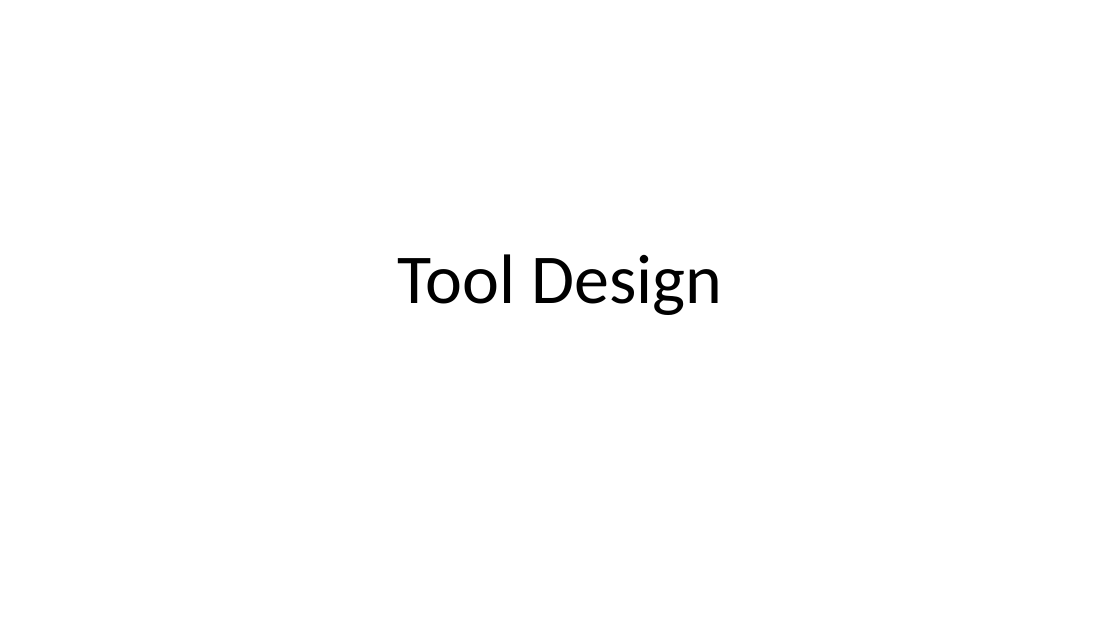
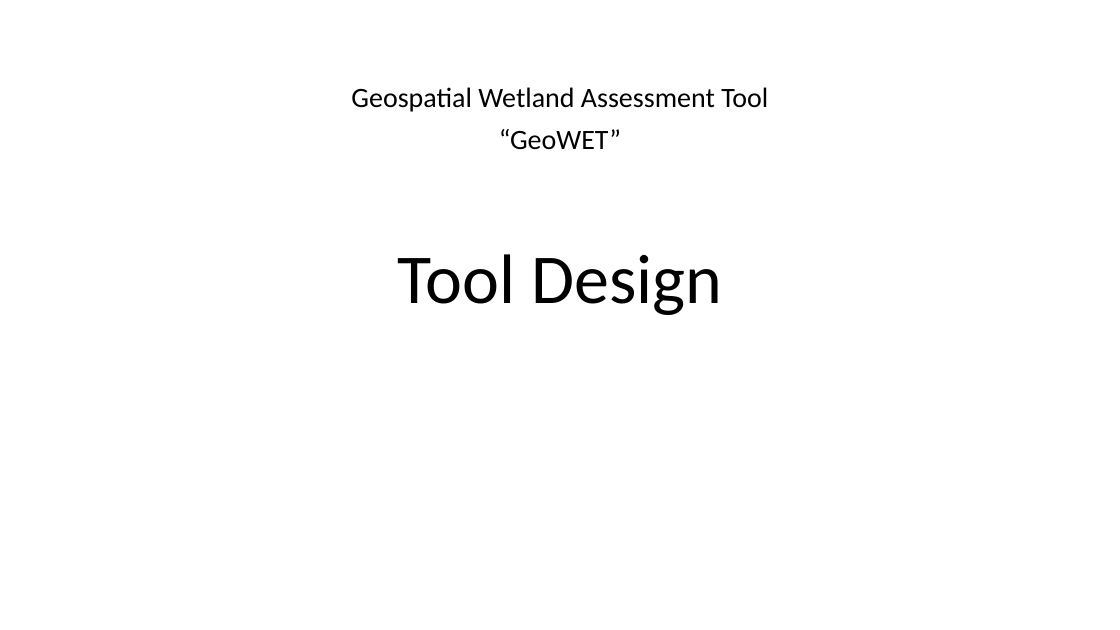
Before and after one commit to Duke-NSOE/GeoWET, a slide deck: slide 1 of Docs/ToolDesign.pptx. Drawn at 1120x630 pixels with LibreOffice and Linux fonts; fonts in the diff are those of the drawing. Boxes give left, top, right and bottom in pixels: in the first picture for what was removed or moved away, otherwise in the second. Text is boxed around its words. In the diff, an @@ line names an element or a change of style, - is before the commit and + after.

```diff
--- a/Docs/ToolDesign.pptx
+++ b/Docs/ToolDesign.pptx
@@ subtitle added at [351,87,768,150], 24 pt, text #000000 @@
+Geospatial Wetland Assessment Tool
+“GeoWET”
```
Also in this commit, not shown: 2 other slides changed, 4 slides added.
